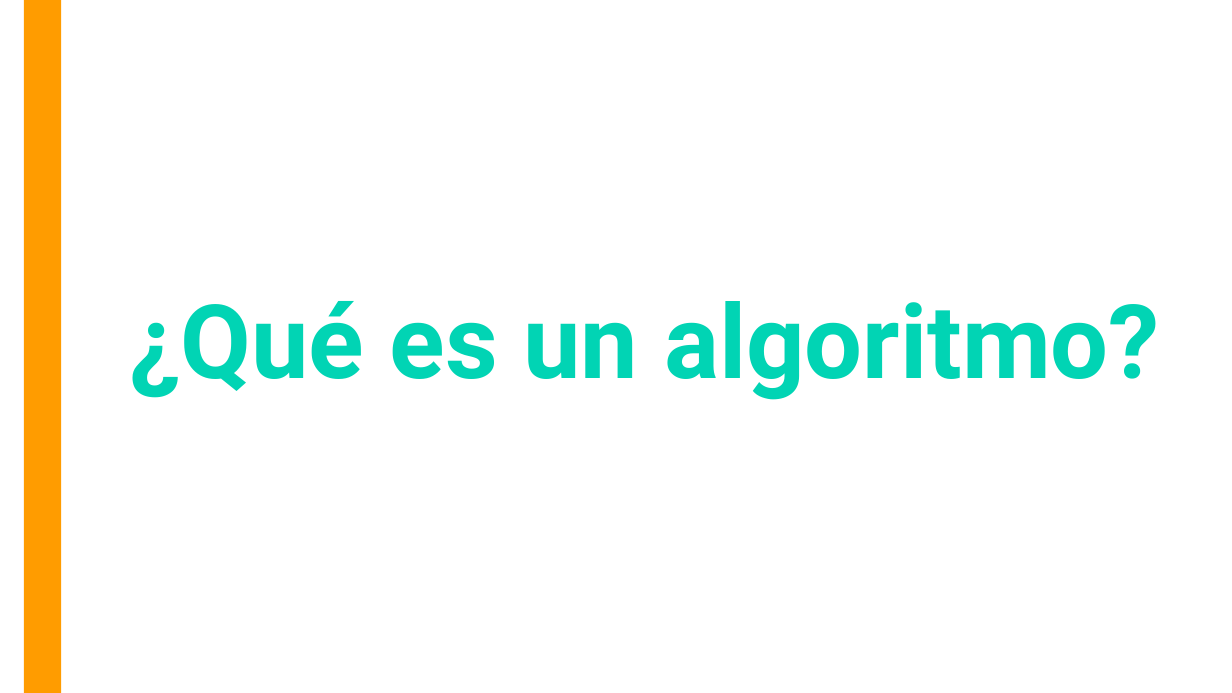
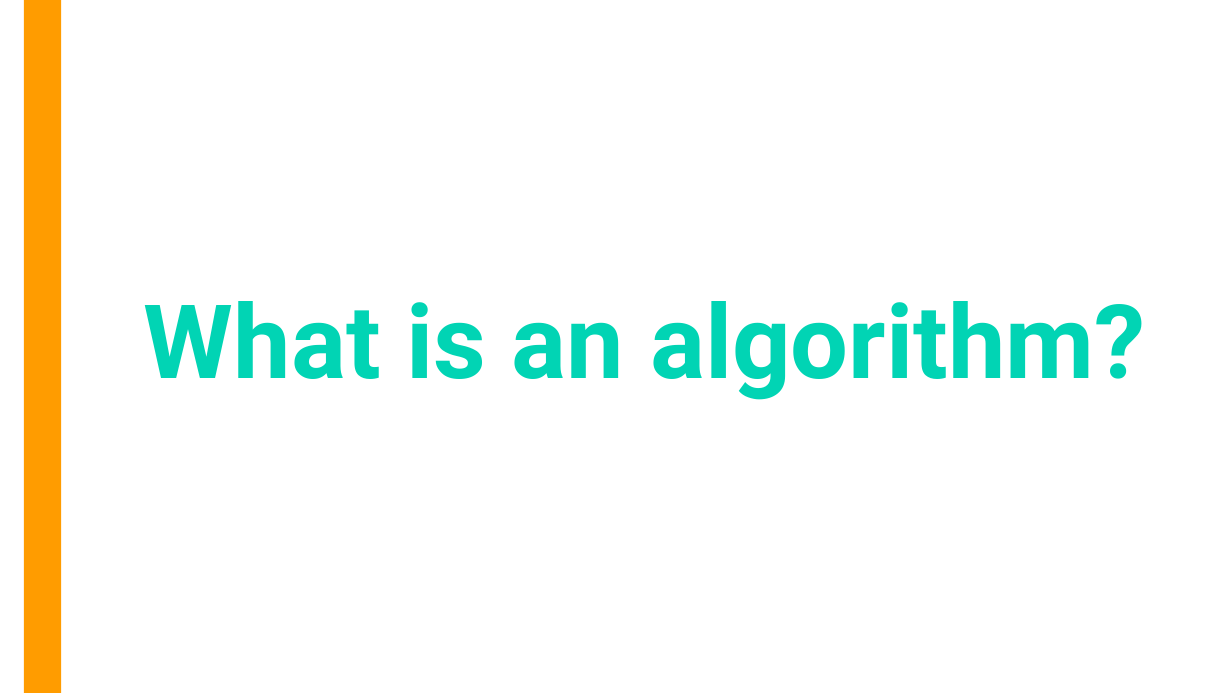
Before and after one commit to OMardil/CS1_2023_EN, a slide deck: slide 2 of MOD03-Algorithms/01 Presentacion/MOD3-Algoritmos_y_Diagramas.pptx. Drawn at 1232x693 pixels with LibreOffice and Linux fonts; fonts in the diff are those of the drawing. Boxes give left, top, right and bottom in pixels: in the first picture for what was removed or moved away, otherwise in the second. Text is boxed around its words. In the diff, an @@ line names an element or a change of style, - is before the commit and + after.

```diff
--- a/MOD03-Algorithms/01 Presentacion/MOD3-Algoritmos_y_Diagramas.pptx
+++ b/MOD03-Algorithms/01 Presentacion/MOD3-Algoritmos_y_Diagramas.pptx
@@ title at [144,301,1146,400]: text changed @@
-¿Qué es un algoritmo?
+What is an algorithm?
```
Also in this commit, not shown: 2 other slides changed, 1 slide added, 1 slide removed, 3 other files.
